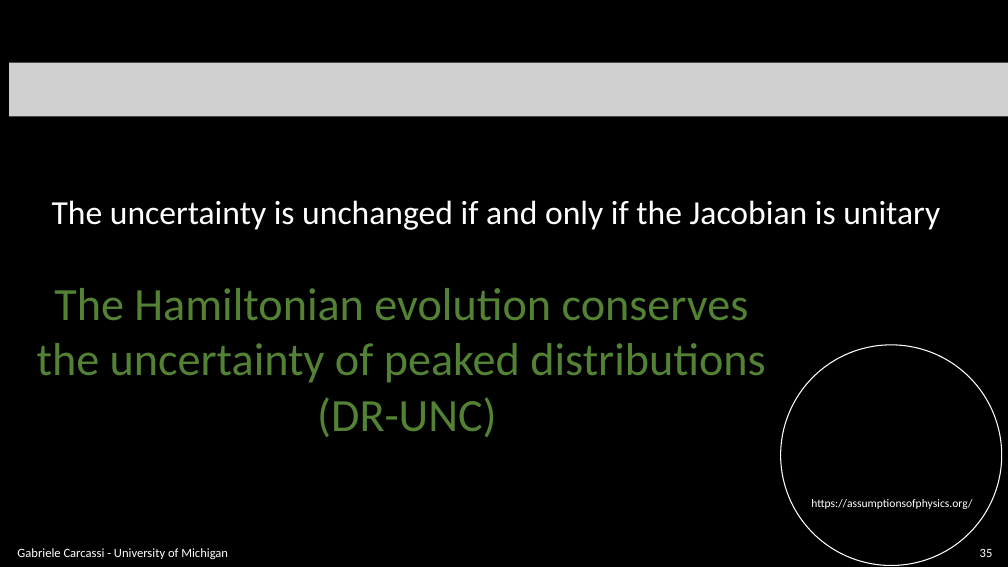
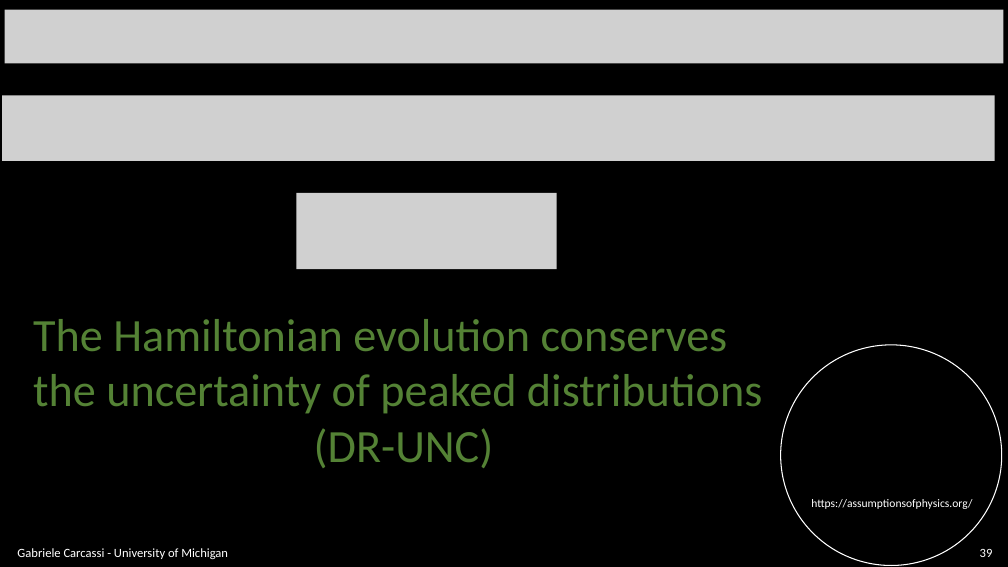
Before and after one commit to assumptionsofphysics/slides, a slide deck: slide 39 of BookCompanions-v2/RP-Class-3.pptx (slide 35 before the commit). Drawn at 1008x567 pixels with LibreOffice and Linux fonts; fonts in the diff are those of the drawing; grey boxes stand for pictures; background and template pictures are left out. Boxes give left, top, right and bottom in pixels: in the first picture for what was removed or moved away, otherwise in the second. Text is boxed around its words. In the diff, an @@ line names an element or a change of style, - is before the commit and + after.

```diff
--- a/BookCompanions-v2/RP-Class-3.pptx
+++ b/BookCompanions-v2/RP-Class-3.pptx
@@ picture added at box(5, 10, 1003, 64) @@
@@ picture removed at box(9, 63, 1008, 116) @@
@@ picture added at box(2, 95, 995, 160) @@
@@ text removed at box(52, 200, 940, 230) @@
-The uncertainty is unchanged if and only if the Jacobian is unitary
@@ picture added at box(296, 193, 557, 269) @@
@@ text "The Hamiltonian evolution conserves": place and size @@
-text "The Hamiltonian evolution conserves" at box(37, 288, 765, 437)
+text "The Hamiltonian evolution conserves" at box(33, 319, 762, 468)
@@ text at box(33, 319, 762, 414): alignment centre to left @@
@@ page number at box(980, 549, 993, 557): text changed @@
-35
+39
```
Also in this commit, not shown: 25 other slides changed, 4 slides added.
